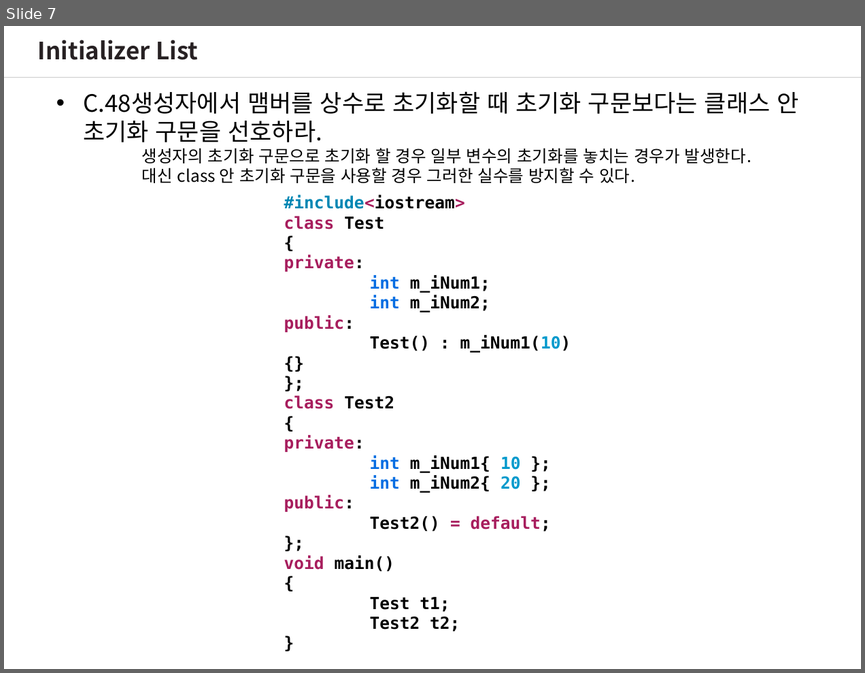
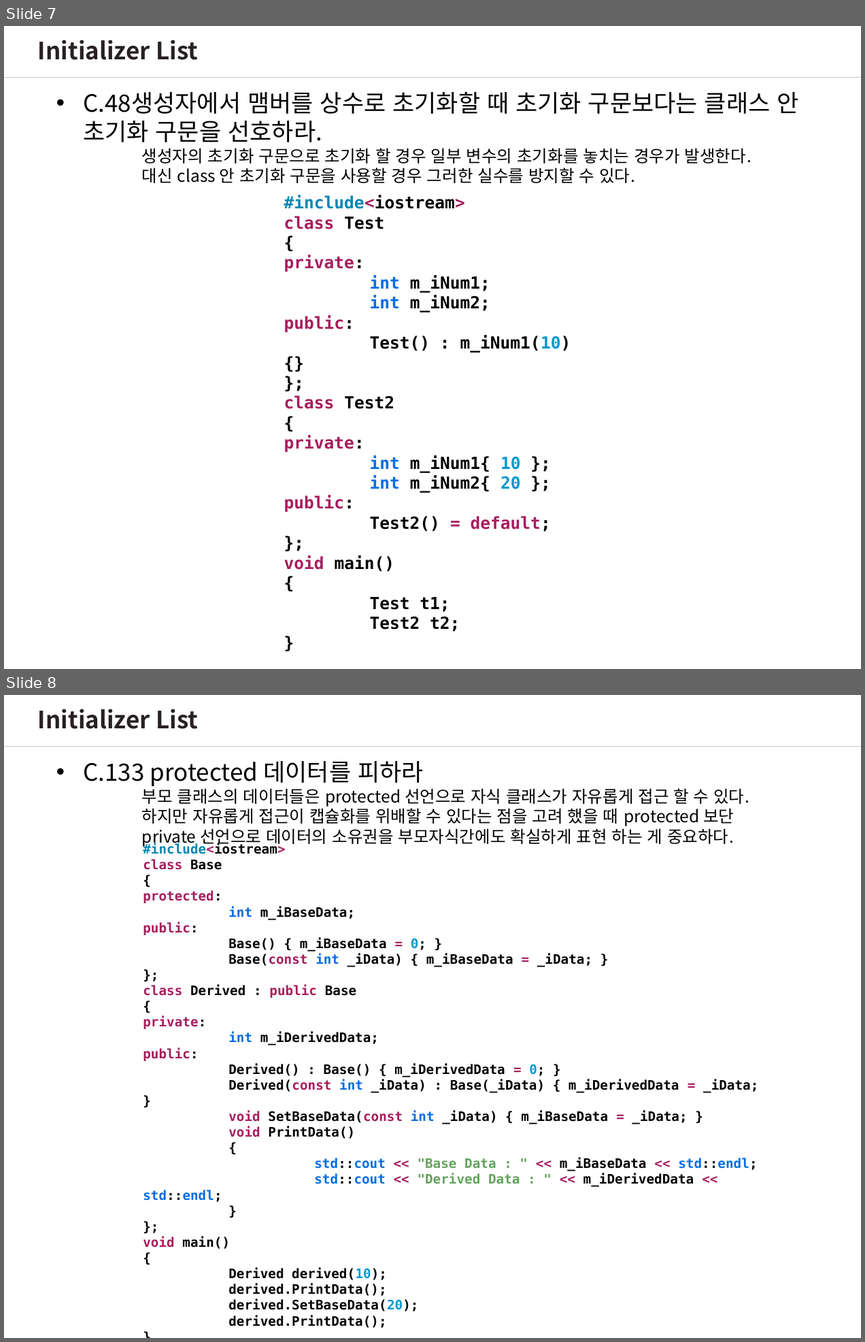
Before and after one commit to wjdgh2910a/CPP_Core_Guidelines_Study, a slide deck: CoreGuideLinesStudy_2.pptx. Shown one above the other, each under a label of ours: slide 7 before the commit, slides 7 and 8 after it. The pictures are 865x673 and 865x1342 pixels, drawn with LibreOffice and Linux fonts; fonts in the diff are those of the drawing. Boxes give left, top, right and bottom in pixels: in the first picture for what was removed or moved away, otherwise in the second. Text is boxed around its words. In the diff, an @@ line names an element or a change of style, - is before the commit and + after.

```diff
--- a/CoreGuideLinesStudy_2.pptx
+++ b/CoreGuideLinesStudy_2.pptx
@@ slide 8 added at [4,695,861,1338], background #FFFFFF @@
@@ text added at [38,709,198,729], 20 pt, text #272123, bold @@
+Initializer List
@@ line added from (861, 747) to (4, 747), #A6A6A6 0.75 pt @@
@@ text added at [83,761,749,847], 14 pt, text #000000 @@
+• C.133 protected 데이터를 피하라
+부모 클래스의 데이터들은 protected 선언으로 자식 클래스가 자유롭게 접근 할 수 있다.
+하지만 자유롭게 접근이 캡슐화를 위배할 수 있다는 점을 고려 했을 때 protected 보단
+private 선언으로 데이터의 소유권을 부모자식간에도 확실하게 표현 하는 게 중요하다.
@@ text added at [143,859,758,1327], 11 pt, text #010101, bold @@
+#include<iostream>
+class Base
+{
+protected:
+int m_iBaseData;
+public:
+Base() { m_iBaseData = 0; }
+Base(const int _iData) { m_iBaseData = _iData; }
+};
+class Derived : public Base
+{
+private:
+int m_iDerivedData;
+public:
+Derived() : Base() { m_iDerivedData = 0; }
+Derived(const int _iData) : Base(_iData) { m_iDerivedData = _iData; }
+void SetBaseData(const int _iData) { m_iBaseData = _iData; }
+void PrintData()
+{
+std::cout << "Base Data : " << m_iBaseData << std::endl;
+std::cout << "Derived Data : " << m_iDerivedData << std::endl;
+}
+};
+void main()
+{
+Derived derived(10);
+derived.PrintData();
+derived.SetBaseData(20);
+derived.PrintData();
+}
```
Also in this commit, not shown: 12 other slides added.
